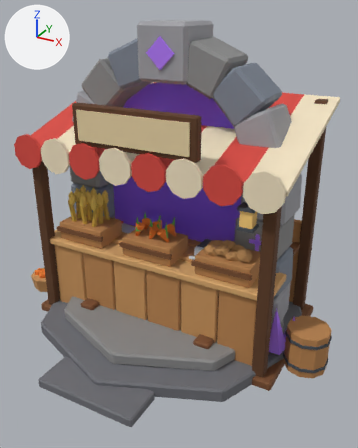
The Blender file art/blend/Props.blend as it was, and as the next commit left it.
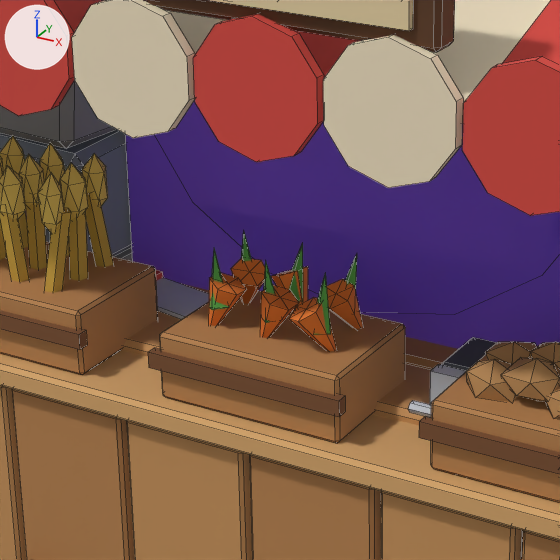
Old and new are each drawn whole from a camera (50 mm lens) standing at (7.34, -13.17, 10.03) and looking at (0.42, -0.59, 3.74) and again close up on the part from 22% to 64% of the width and 33% to 67% of the height. Every picture has the same lights, and +X, +Y and +Z are marked at upper left. The first two pictures are the older version. The close-ups show mesh edges as thin lines.

Objects in the first close-up: 'MarketSignFace', 'MarketStall', 'PortalFrame', 'PortalSurface', 'Workbench'.
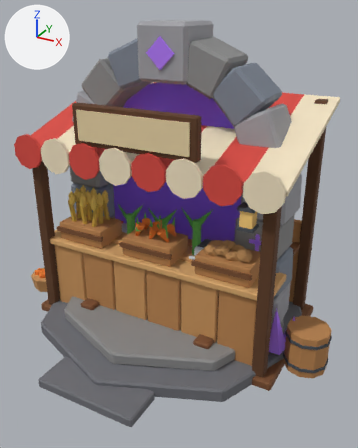
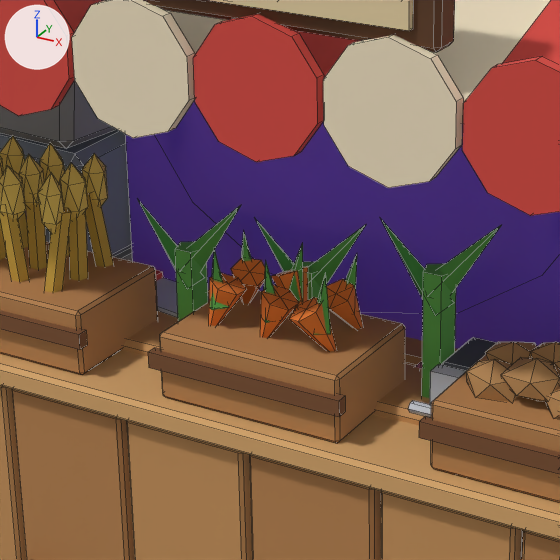
Pixel boxes [x1, y1, x2, y2] of what changed, in the close-ups (560 x 560 px):
'Crop_Sugarcane', added: after [138, 200, 501, 398]

What changed in the scene script:
```text
Add me_crop_sugarcane:
    me_crop_sugarcane.from_pydata(...)  # 252 vertices, 222 faces; spans x -1.74..1.74, y -1.04..1.07, z 0.0..4.62
    me_crop_sugarcane.materials.append(mat_palette)  # picture img_palette
Add ob_crop_sugarcane:
    ob_crop_sugarcane = bpy.data.objects.new('Crop_Sugarcane', me_crop_sugarcane)
    ob_crop_sugarcane.location = (0.0, 0.0, 0.0)
```
